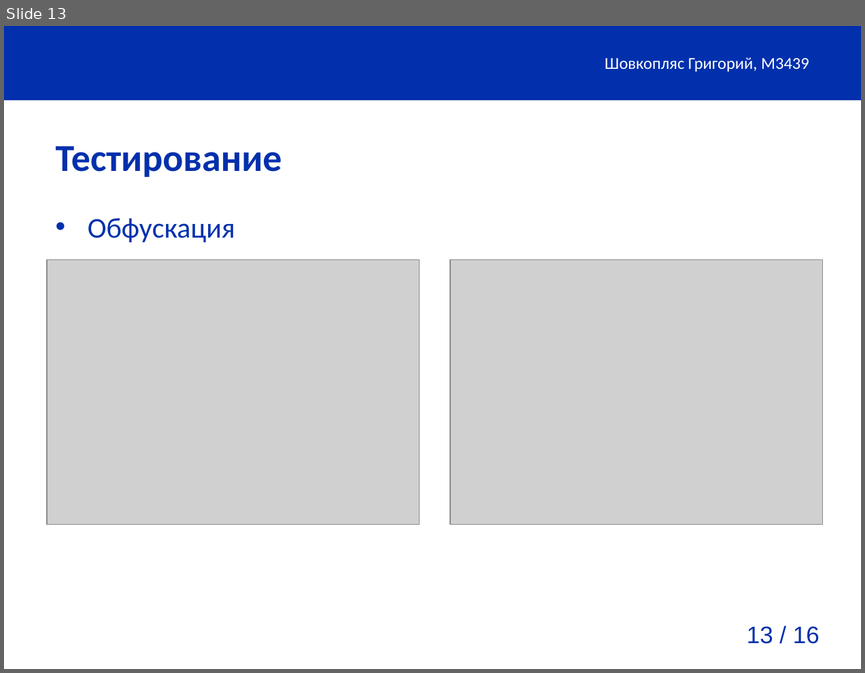
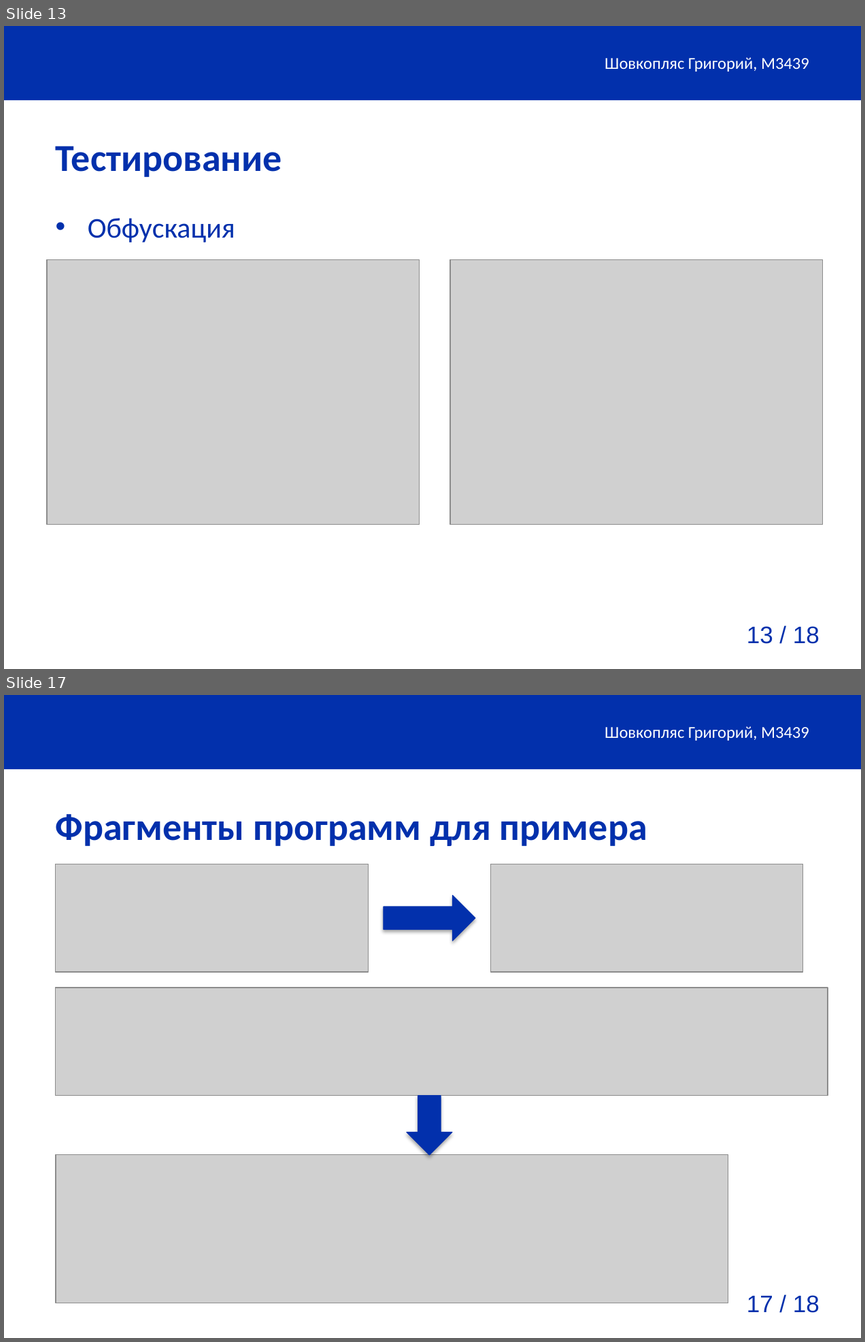
Before and after one commit to gshark/Diplom, a slide deck: presenatation/presentation.pptx. Shown one above the other, each under a label of ours: slide 13 before the commit, slides 13 and 17 after it; the slides between them are not shown. The pictures are 865x673 and 865x1342 pixels, drawn with LibreOffice and Linux fonts; fonts in the diff are those of the drawing; grey boxes stand for pictures; background and template pictures are left out. Boxes give left, top, right and bottom in pixels: in the first picture for what was removed or moved away, otherwise in the second. Text is boxed around its words. In the diff, an @@ line names an element or a change of style, - is before the commit and + after.

```diff
--- a/presenatation/presentation.pptx
+++ b/presenatation/presentation.pptx
@@ slide 17 added at (x1=4, y1=695, x2=861, y2=1338), background #FFFFFF; not listed: 2 template elements that a slide beside it also shows @@
@@ text added at (x1=604, y1=726, x2=809, y2=741), 14 pt, text #FFFFFF @@
+Шовкопляс Григорий, М3439
@@ title added at (x1=56, y1=814, x2=647, y2=846), 32 pt, text #0230AC, bold @@
+Фрагменты программ для примера
@@ picture added at (x1=56, y1=864, x2=368, y2=972) @@
@@ picture added at (x1=491, y1=864, x2=804, y2=972) @@
@@ right arrow added at (x1=383, y1=896, x2=475, y2=941), fill #0230AC, outline #0230AC 0.75 pt @@
@@ picture added at (x1=56, y1=987, x2=827, y2=1095) @@
@@ down arrow added at (x1=407, y1=1095, x2=452, y2=1154), fill #0230AC, outline #0230AC 0.75 pt @@
@@ picture added at (x1=56, y1=1154, x2=727, y2=1302) @@
@@ page number at (x1=747, y1=626, x2=819, y2=643): text changed @@
-13 / 16
+13 / 18
```
Also in this commit, not shown: 2 slides changed, 2 other slides added, 1 slide removed, 43 other files.
